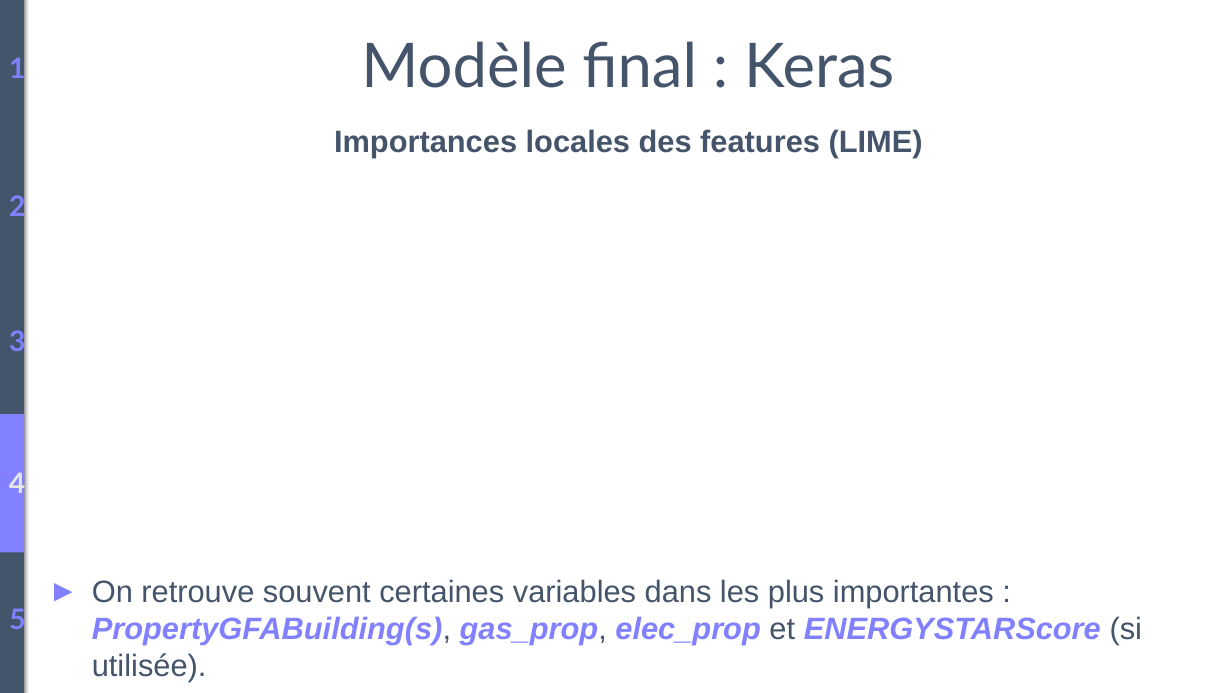
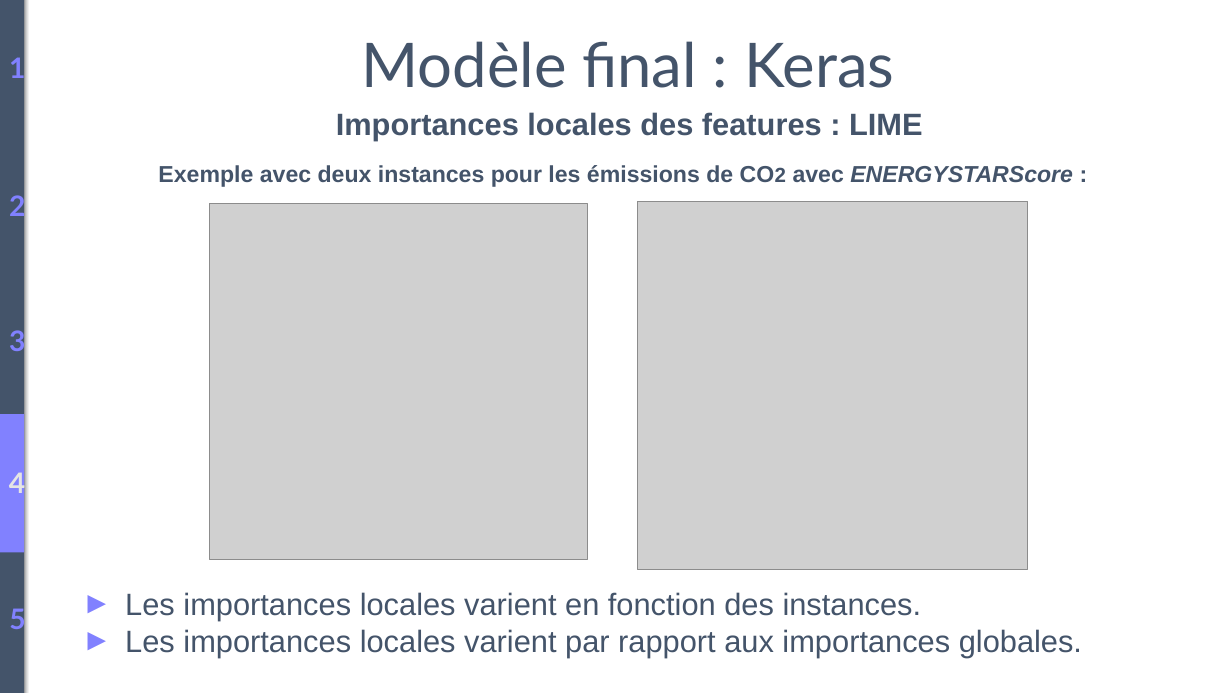
Before and after one commit to BiGHeaDMaX/Predire-Consommation-et-Emissions-de-Batiments, a slide deck: slide 22 of Présentation.pptx. Drawn at 1232x693 pixels with LibreOffice and Linux fonts; fonts in the diff are those of the drawing; grey boxes stand for pictures. Boxes give left, top, right and bottom in pixels: in the first picture for what was removed or moved away, otherwise in the second. Text is boxed around its words. In the diff, an @@ line names an element or a change of style, - is before the commit and + after.

```diff
--- a/Présentation.pptx
+++ b/Présentation.pptx
@@ text at (158,112,1073,187): text changed; size 24 to 18 pt @@
-Importances locales des features (LIME)
+Importances locales des features : LIME
+Exemple avec deux instances pour les émissions de CO2 avec ENERGYSTARScore :
@@ picture added at (210,203,588,560) @@
@@ picture added at (638,201,1029,570) @@
@@ text at (125,592,1082,657): text changed @@
-► On retrouve souvent certaines variables dans les plus importantes : PropertyGFABuilding(s), gas_prop, elec_prop et ENERGYSTARScore (si utilisée).
+► Les importances locales varient en fonction des instances.
+► Les importances locales varient par rapport aux importances globales.
```
Also in this commit, not shown: 1 other slide changed, 3 slides added.
